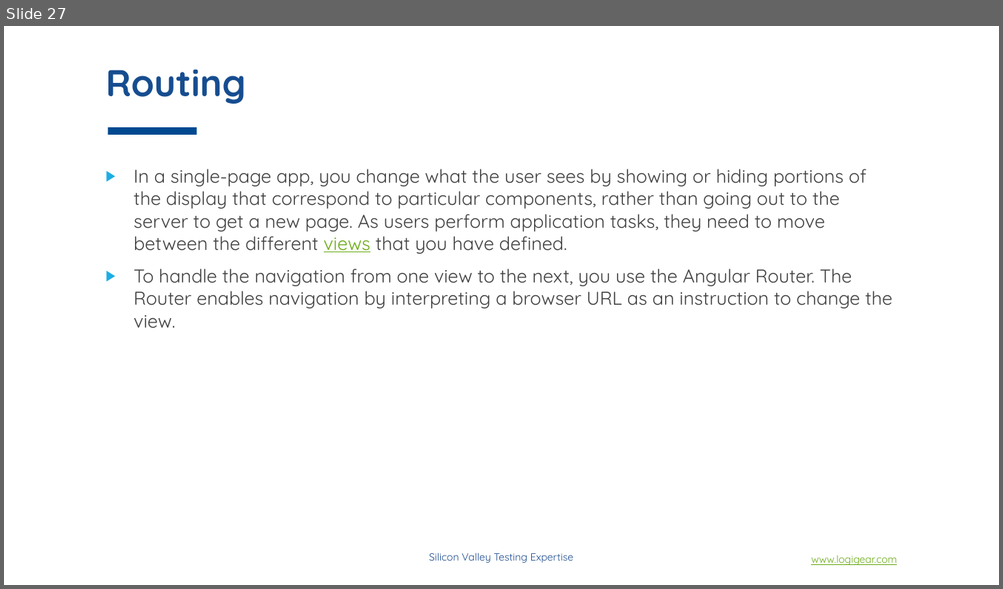
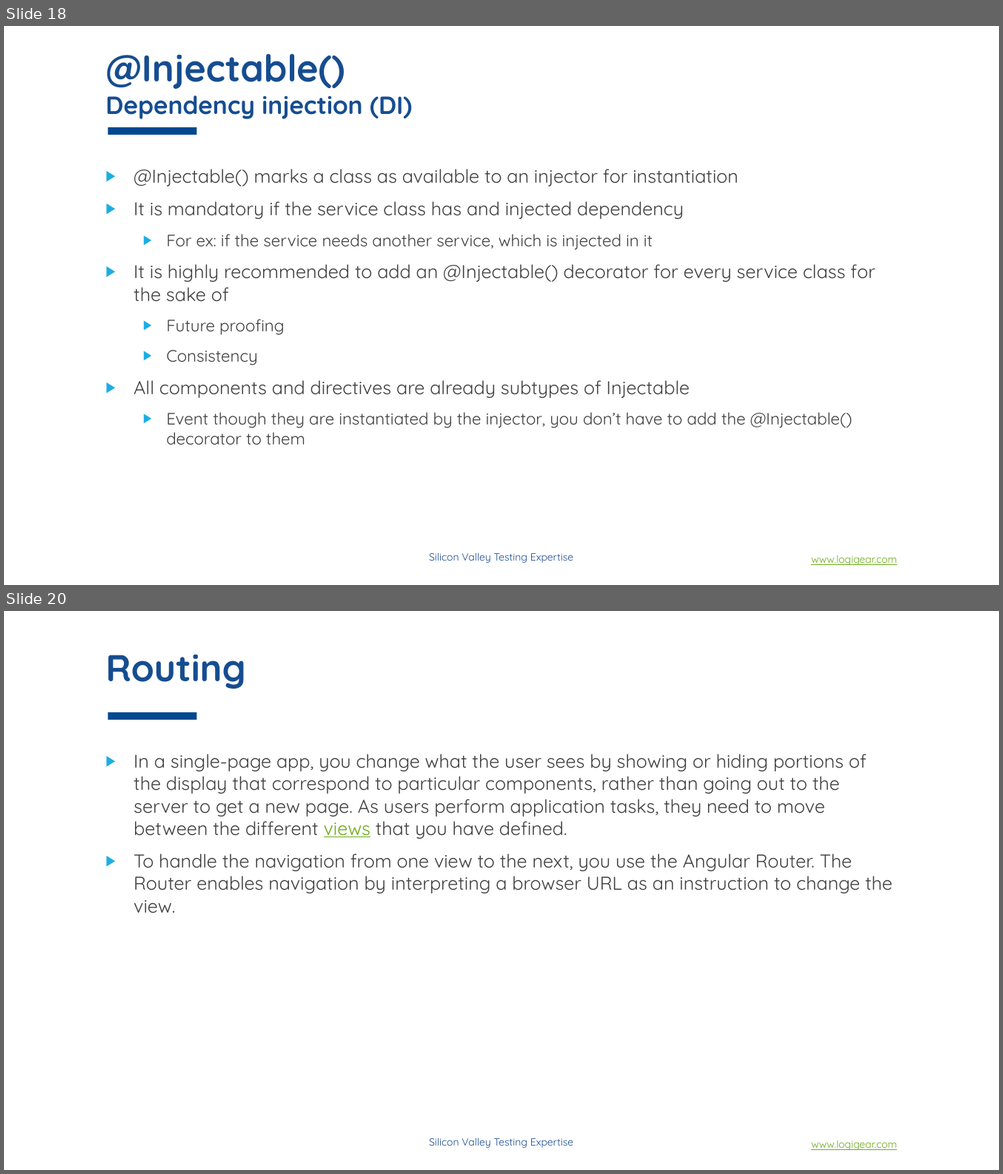
Before and after one commit to phongha1912/spring, a slide deck: doc/material/slides/section_2/Angular concepts.pptx. Shown one above the other, each under a label of ours: slide 27 before the commit, slides 18 and 20 after it; the slides between them are not shown. The pictures are 1003x589 and 1003x1174 pixels, drawn with LibreOffice and Linux fonts; fonts in the diff are those of the drawing; background and template pictures are left out. Boxes give left, top, right and bottom in pixels: in the first picture for what was removed or moved away, otherwise in the second. Text is boxed around its words. In the diff, an @@ line names an element or a change of style, - is before the commit and + after.

```diff
--- a/doc/material/slides/section_2/Angular concepts.pptx
+++ b/doc/material/slides/section_2/Angular concepts.pptx
@@ slide 18 added at (x1=4, y1=26, x2=999, y2=585), background #FFFFFF; not listed: 3 template elements that a slide beside it also shows @@
@@ title added at (x1=105, y1=53, x2=412, y2=119), 24 pt, text #164D90, bold @@
+@Injectable()
+Dependency injection (DI)
@@ text added at (x1=134, y1=169, x2=875, y2=445), 18 pt, text #404040 @@
+▶ @Injectable() marks a class as available to an injector for instantiation
+▶ It is mandatory if the service class has and injected dependency
+  ▶ For ex: if the service needs another service, which is injected in it
+▶ It is highly recommended to add an @Injectable() decorator for every service class for the sake of
+  ▶ Future proofing
+  ▶ Consistency
+▶ All components and directives are already subtypes of Injectable
+  ▶ Event though they are instantiated by the injector, you don’t have to add the @Injectable() decorator to them
@@ what was slide 27 is now slide 20 @@
```
Also in this commit, not shown: 7 slides changed, 11 other slides added, 26 slides removed.
